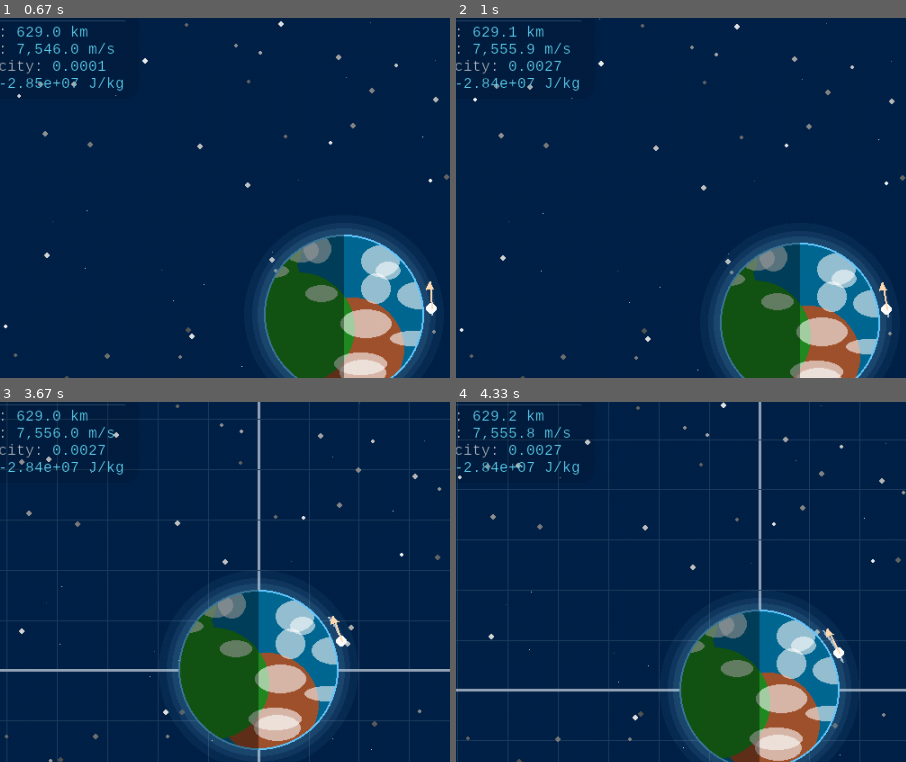
Above: before the commit, frames 1-4 (two rows, left to right).
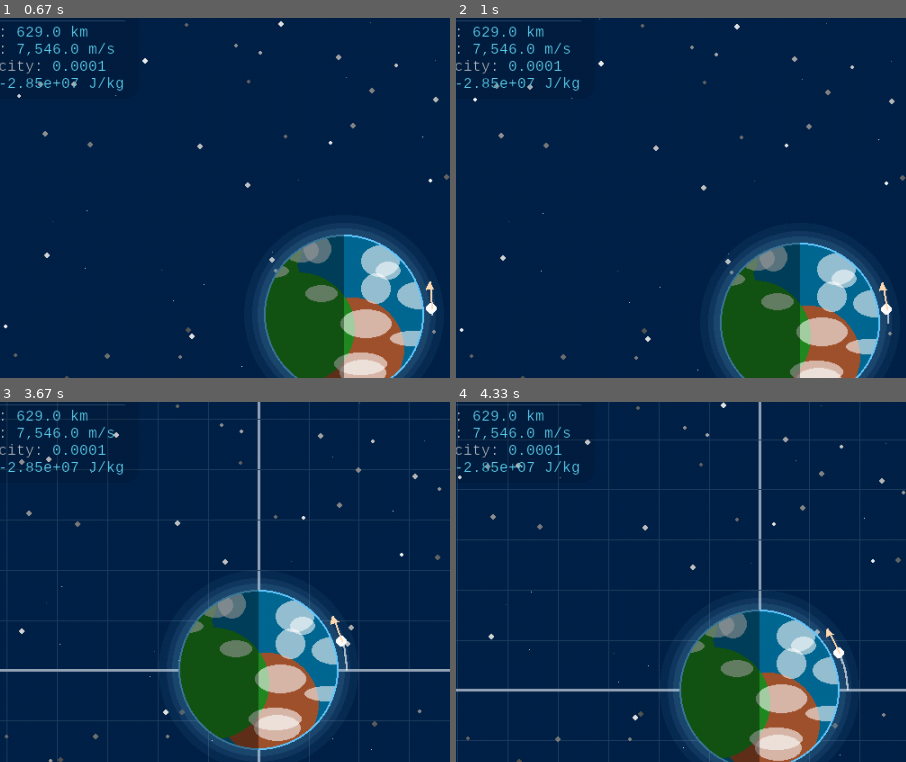
Above: after the commit, the same moments.

Repository: askel-dev/gymnasiearbete-omloppsbana
Game: pygame game, started from src/main.py
Same seed, same stepped clock (60 frames per second), same inputs: the game is played once before the commit and once after it.
Inputs:
- Up to frame 1 (0.67 s): click "Start Simulation" at 0.38 s
- Up to frame 2 (1 s): tap B at 0.67 s
- Up to frame 3 (3.67 s): click "Reset" at 1.05 s; hold Left 1.33-1.87 s; tap C at 1.48, 2.72 s; hold Down 1.9-2.2 s; tap V at 2.05, 3.15 s; tap G at 2.23 s; hold Left 2.57-2.97 s; hold Up 3-3.37 s; hold Right from 3.4 s (still down); tap B at 3.55 s
- Up to frame 4 (4.33 s): release Right at 4.03 s; hold Down from 4.07 s (still down); tap C at 4.22 s
The pictures show only the part of the screen within x 12-62%, y 15-65%; the shares and areas given below are measured in that part.

Frame 1 is identical in both runs. In frame 2, 0.2% of the frame differs, in the area x 7-97%, y 2-85%; in frame 3, 0.2%; in frame 4, 0.3%, in the area x 7-88%, y 3-81%.

Commit message:
Revert "Add interactive burns (B / Shift+B) with orbit prediction refresh and logging"

Diff:
--- a/src/main.py
+++ b/src/main.py
@@ -263,7 +263,6 @@
 ORBIT_PREDICTION_INTERVAL = 1.0
 MAX_ORBIT_PREDICTION_SAMPLES = 2_000
 MAX_RENDERED_ORBIT_POINTS = 800
-BURN_DELTA_V = 10.0
 integrator = "RK4"              # "RK4" = Runge-Kutta 4, "Euler" = Euler's method
 
 # =======================
@@ -1839,40 +1838,6 @@
                             toggle_camera()
                         elif event.key == pygame.K_v:
                             show_velocity_arrow = not show_velocity_arrow
-                        elif event.key == pygame.K_b:
-                            vmag = float(np.linalg.norm(v))
-                            if vmag > 1e-6:
-                                v_hat = v / vmag
-                                dv = BURN_DELTA_V
-                                burn_direction = "prograde"
-                                if event.mod & pygame.KMOD_SHIFT:
-                                    v -= dv * v_hat
-                                    burn_direction = "retrograde"
-                                else:
-                                    v += dv * v_hat
-                                orbit_prediction_period, orbit_prediction_points = compute_orbit_prediction(
-                                    r,
-                                    v,
-                                    current_planet.mu,
-                                )
-                                if logger is not None:
-                                    import json
-                                    rmag = float(np.linalg.norm(r))
-                                    vmag = float(np.linalg.norm(v))
-                                    logger.log_event(
-                                        [
-                                            float(t_sim),
-                                            "burn",
-                                            rmag,
-                                            vmag,
-                                            json.dumps(
-                                                {
-                                                    "delta_v": dv,
-                                                    "direction": burn_direction,
-                                                }
-                                            ),
-                                        ]
-                                    )
 
                 elif event.type == pygame.MOUSEBUTTONDOWN:
                     if event.button == 1 and state == "running":
